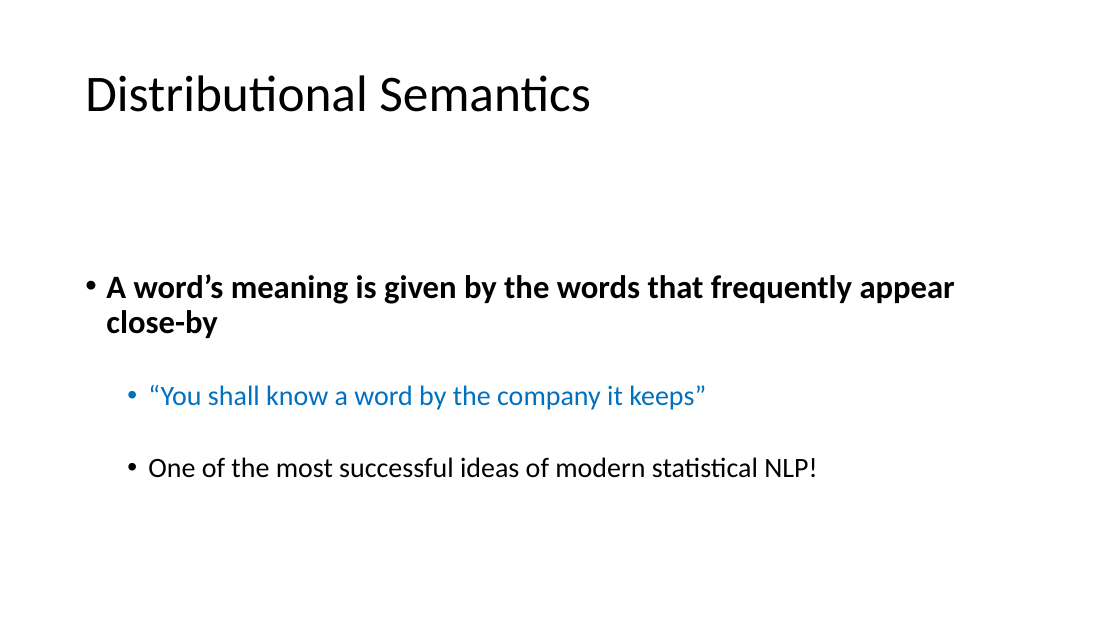
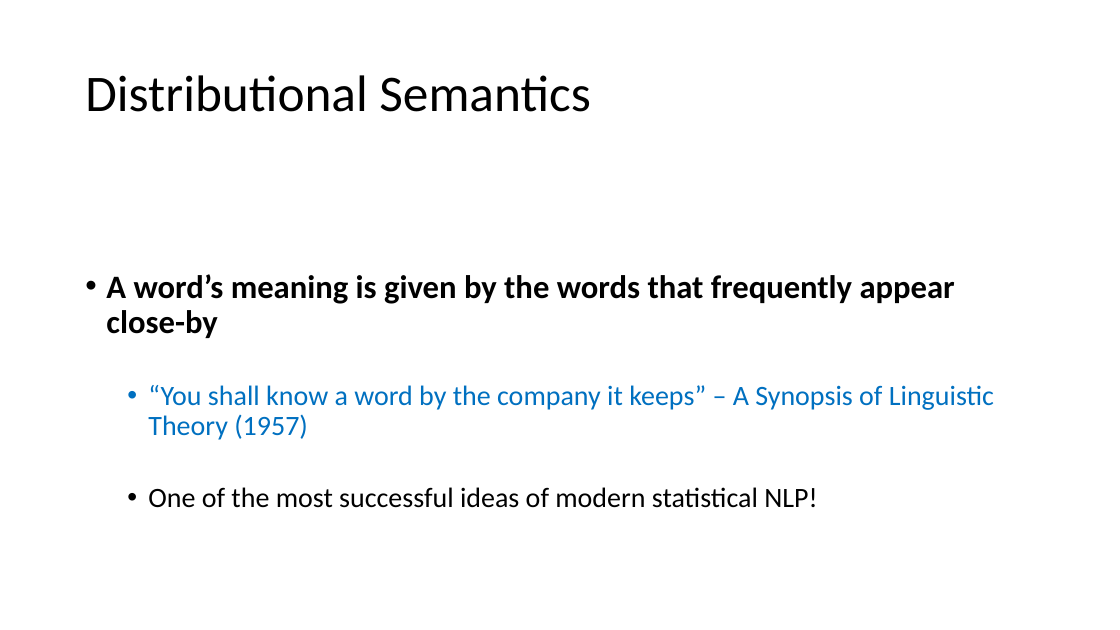
Before and after one commit to ICBI/AIMAHEAD_GU, a slide deck: slide 3 of Courses/ML_Concepts/Module_06_Natural_Language_Processing/Module_6_Natural_Language_Processing_02_word_embeddings.pptx. Drawn at 1120x630 pixels with LibreOffice and Linux fonts; fonts in the diff are those of the drawing. Boxes give left, top, right and bottom in pixels: in the first picture for what was removed or moved away, otherwise in the second. Text is boxed around its words. In the diff, an @@ line names an element or a change of style, - is before the commit and + after.

```diff
--- a/Courses/ML_Concepts/Module_06_Natural_Language_Processing/Module_6_Natural_Language_Processing_02_word_embeddings.pptx
+++ b/Courses/ML_Concepts/Module_06_Natural_Language_Processing/Module_6_Natural_Language_Processing_02_word_embeddings.pptx
@@ text at (148, 385, 994, 440): text changed @@
-  • “You shall know a word by the company it keeps”
+  • “You shall know a word by the company it keeps” – A Synopsis of Linguistic Theory (1957)
```
Also in this commit, not shown: 2 other slides changed, 6 slides removed, 1 other file.
